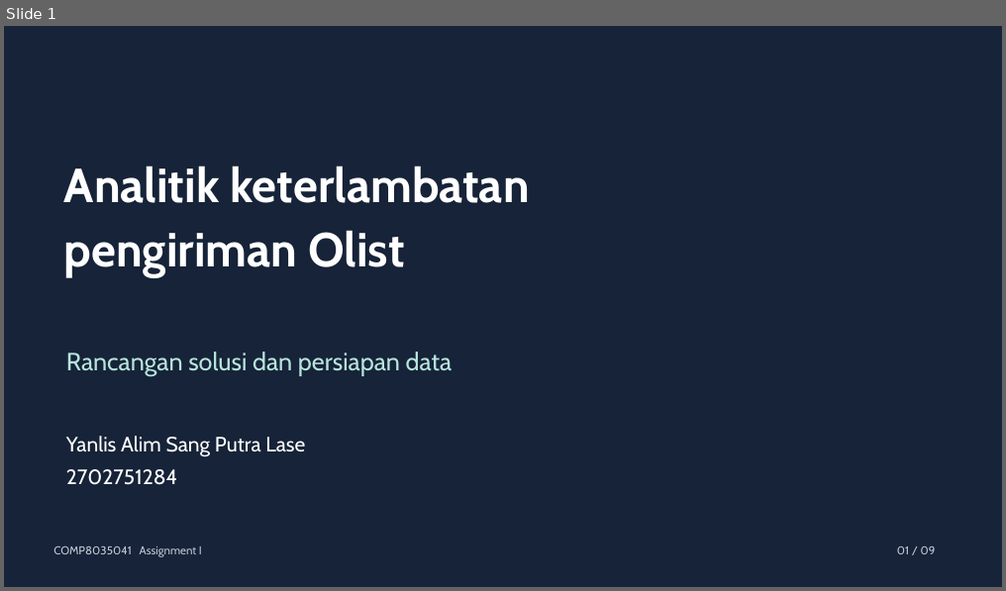
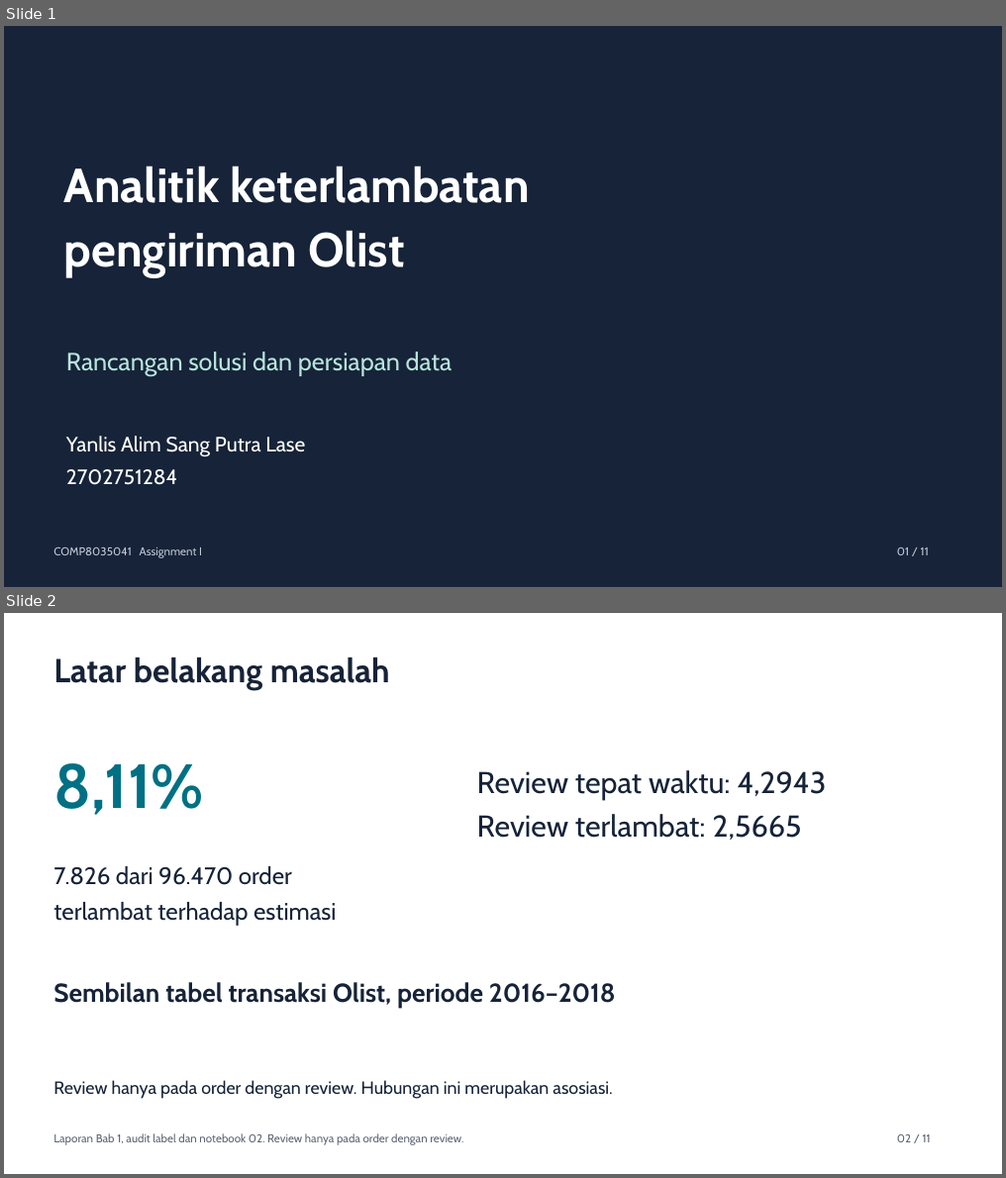
Before and after one commit to yanlis-lase-SSG7/2611-bigDataAnalitycs-assignment1, a slide deck: presentations/Assignment_I_Olist_2702751284.pptx. Shown one above the other, each under a label of ours: slide 1 before the commit, slides 1 and 2 after it. The pictures are 1006x591 and 1006x1178 pixels, drawn with LibreOffice and Linux fonts; fonts in the diff are those of the drawing. Boxes give left, top, right and bottom in pixels: in the first picture for what was removed or moved away, otherwise in the second. Text is boxed around its words. In the diff, an @@ line names an element or a change of style, - is before the commit and + after.

```diff
--- a/presentations/Assignment_I_Olist_2702751284.pptx
+++ b/presentations/Assignment_I_Olist_2702751284.pptx
@@ slide 2 added at (4,613,1002,1174), background #FFFFFF @@
@@ text added at (54,657,390,690), 32 pt, text #162338, bold @@
+Latar belakang masalah
@@ text added at (54,763,203,815), 60 pt, text #007084, bold @@
+8,11%
@@ text added at (477,770,827,840), 29 pt, text #162338 @@
+Review tepat waktu: 4,2943
+Review terlambat: 2,5665
@@ text added at (54,866,336,926), 23 pt, text #162338 @@
+7.826 dari 96.470 order
+terlambat terhadap estimasi
@@ text added at (54,982,616,1008), 25 pt, text #162338, bold @@
+Sembilan tabel transaksi Olist, periode 2016–2018
@@ text added at (54,1080,612,1099), 17 pt, text #162338 @@
+Review hanya pada order dengan review. Hubungan ini merupakan asosiasi.
@@ text added at (54,1134,463,1146), 11 pt, text #5D6675 @@
+Laporan Bab 1, audit label dan notebook 02. Review hanya pada order dengan review.
@@ text added at (897,1135,931,1143), 11 pt, text #5D6675 @@
+02 / 11
@@ slide 1 changed as well @@
@@ text at (897,548,929,556): text changed @@
-01 / 09
+01 / 11
```
Also in this commit, not shown: 4 other slides changed, 5 other slides added, 4 slides removed, 4 other files.
